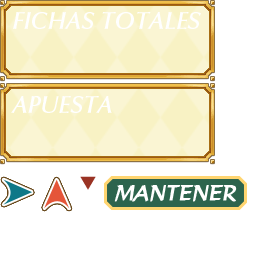
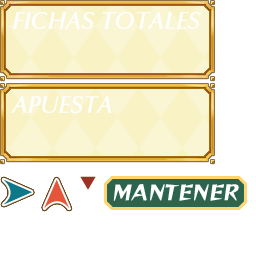
Comparing the layer stacks of the two 256×256 images. Changes:
painted on "MANTENER" over [113, 184, 239, 202]
